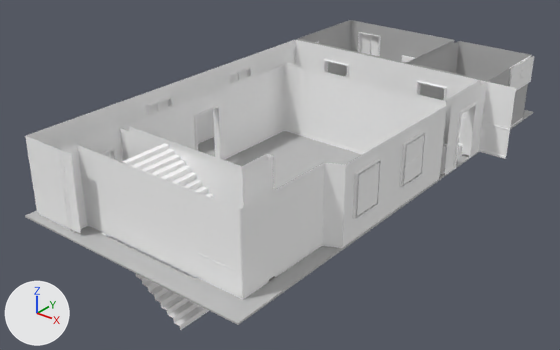
A saved change to the FBX model Editor/Assets/IronWrought/Mesh/Environment/Cabin_Level/Cabin_lv1.fbx.
Before and after are seen from a 50 mm lens placed at (9.93, -28.11, 10.91), pointed at (-4.35, -10.26, -0.16). The axes (+X, +Y, +Z) are drawn at lower left. The lights are the same throughout. Where no turn or scale is listed for an object, it has been applied to the vertices. Vertices at the same position are counted once.

Script lines for the objects in view, before the commit:
```python
me_mesh = bpy.data.meshes.new('Mesh')
me_mesh.from_pydata(...)  # 4720 vertices, 3891 faces; spans x -8.2..1.0, y -17.3..0.0, z -1.9..2.5
me_mesh.materials.append(mat_m02_wood_flat)  # its picture is missing
me_mesh.materials.append(mat_m01_tapestry_wall)  # its picture is missing
me_mesh.materials.append(mat_m03_wall_tiles)  # its picture is missing
me_mesh.materials.append(mat_m04_bathroom_tiles)  # grey #bcbcbc
me_mesh.materials.append(mat_green_wallpaper)  # grey #bcbcbc
me_mesh.materials.append(mat_m06_woodfloor)  # grey #bcbcbc
me_mesh.materials.append(mat_m07_bathroom_floor)  # grey #bcbcbc
me_mesh.materials.append(mat_m08_glass_material)  # its picture is missing
me_mesh.materials.append(mat_m05_kitchen_tiles)  # its picture is missing
ob_cabin_lv1 = bpy.data.objects.new('cabin_lv1', me_mesh)
ob_cabin_lv1.location = (0.0, 0.0, 0.0)
```
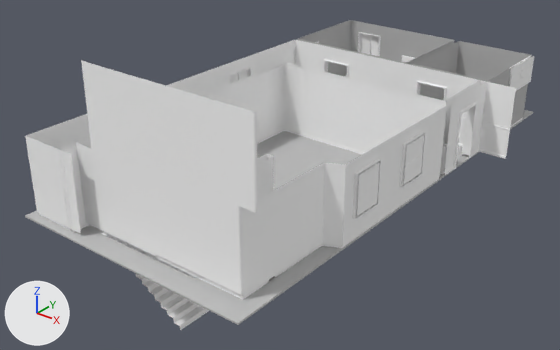
The change in detail:
me_mesh is used by ob_cabin_lv1; location (0.0, 0.0, 0.0).
me_mesh had 4720 vertices, 3891 faces and spanned x -8.2..1.0, y -17.3..0.0, z -1.9..2.5.
me_mesh now has 4761 vertices, 3916 faces and spans x -8.2..1.0, y -17.3..0.0, z -1.9..5.0.
me_mesh part 1: 4 vertices moved from x -6.4..-0.5, y -16.5, z 0.1..2.5 to x -5.7..-0.5, y -16.5, z 0.1..2.6; 11 vertices removed from x -6.4..-0.5, y -16.5, z 0.0..2.5; 52 vertices added at x -6.4..0.0, y -16.5, z 0.0..5.0.

Pixel boxes (x1, y1, x2, y2) of what changed, in the pictures (560 x 350 px):
part 1 of me_mesh, built on
    before: (77, 145, 245, 299)
    after: (76, 60, 258, 299)
